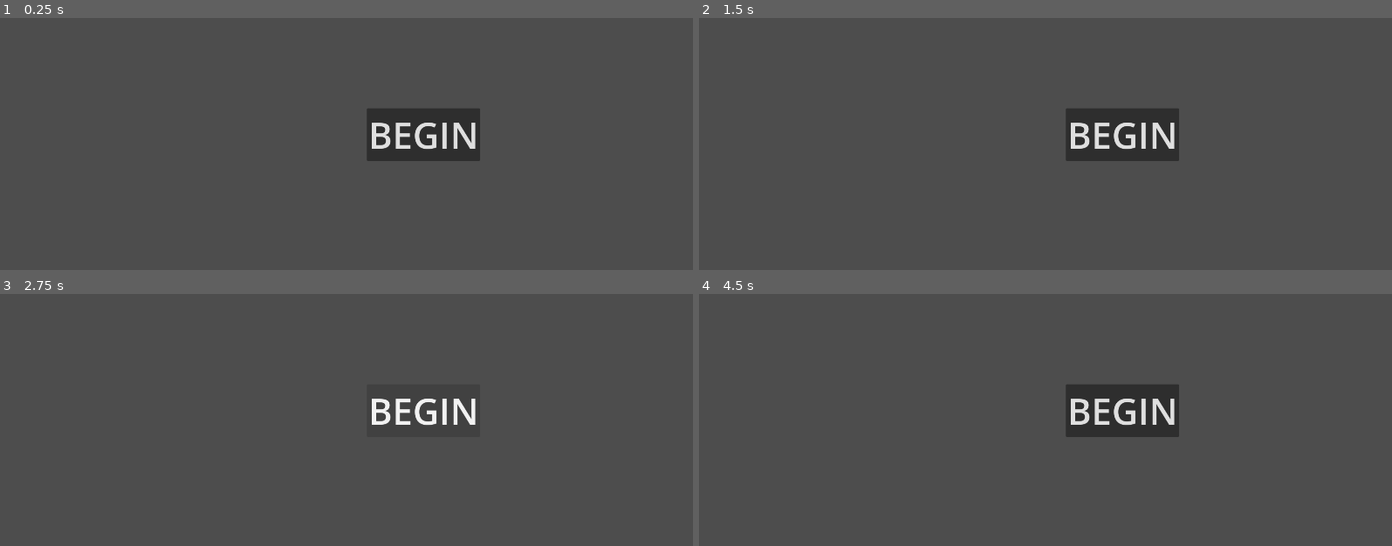
Above: before the commit, frames 1-4 (two rows, left to right).
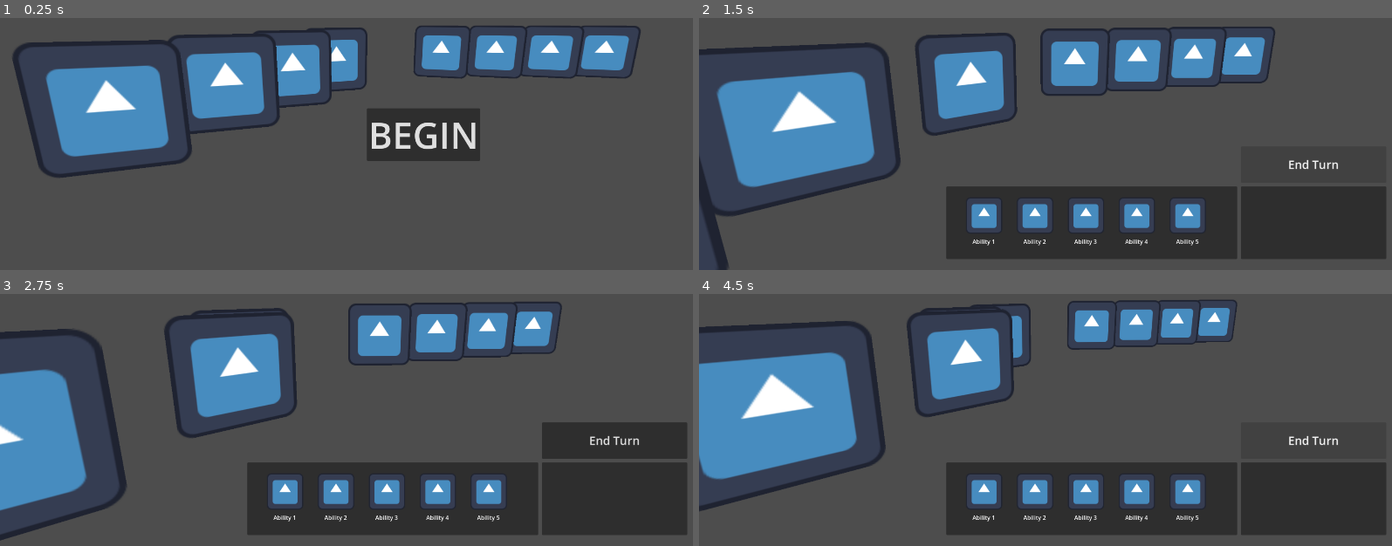
Above: after the commit, the same moments.

Repository: dylanbank/west-fae
Game: Godot game, scene res://hunts/battles/battle.tscn
Two runs of this game, one before a commit and one after it. Both use one fixed random seed, a clock stepped at 60 frames per second and the inputs below. The engine's default icon, where the game draws it, is replaced by a stand-in: a white triangle on a blue panel in a dark square.
Inputs (mouse positions are in pixels of both pictures, inside the frame that each line leads up to):
- Up to frame 1 (0.25 s): no input
- Up to frame 2 (1.5 s): click "BEGIN" at 0.5 s; click (1315, 164) at 1.25 s, where only the run after the commit has a clickable "End Turn"
- Up to frame 3 (2.75 s): click (422, 409) at 2 s, where only the run before the commit has a clickable "BEGIN"
- Up to frame 4 (4.5 s): click (1315, 440) at 2.75 s, where only the run after the commit has a clickable "End Turn"; click (1121, 409) at 3.5 s, where only the run before the commit has a clickable "BEGIN"; click (1315, 440) at 4.25 s, where only the run after the commit has a clickable "End Turn"

The runs differ from the first frame. In frame 1, 17% of the frame differs, in the area x 1-93%, y 3-64%; in frame 2, 39%, in the area x 0-100%, y 3-100%; in frame 3, 37%; in frame 4, 38%.
Error before the commit: Parse Error: Too many arguments for "change_transform()" call. Expected at most 2 but received 3. (res://hunts/battles/battle_manager.gd:49)

Commit message:
all chars in 1 array

Diff:
--- a/west-fae/characters/Character.tscn
+++ b/west-fae/characters/Character.tscn
@@ -7,7 +7,7 @@
 
 [node name="Character" type="CharacterBody3D" unique_id=1785240785]
 script = ExtResource("1_cqlfc")
-focus_pos_offset = Vector3(0.3, 0, 0)
+focus_pos_offset = Vector3(0.7, 0, 0)
 focus_lerp = 4.0
 
 [node name="CollisionShape3D" type="CollisionShape3D" parent="." unique_id=1599146581]
--- a/west-fae/characters/character.gd
+++ b/west-fae/characters/character.gd
@@ -19,6 +19,7 @@
 		print("focus")
 	else:
 		print("unfocus")
+
 func calc_hit_time(dmg_amt : float) -> float:
 	var perc_of_health : float = dmg_amt / character_res.current_health
 	return perc_of_health * hit_time_scale
--- a/west-fae/hunts/battles/battle_manager.gd
+++ b/west-fae/hunts/battles/battle_manager.gd
@@ -3,9 +3,10 @@
 
 # character variables
 @export var hunters : Array[CharacterResource]
-var hunter_nodes : Array[Character]
 @export var enemies : Array[CharacterResource]
-var enemy_nodes : Array[Character]
+
+var character_res : Array[CharacterResource]
+var character_nodes : Array[Character]
 
 # external functions
 @export var initialize_characters : InitializeCharacters
@@ -13,52 +14,50 @@
 
 # turn variables
 var current_character_turn : int = -1
-var current_char_res : CharacterResource = null
-var current_char_node : Character = null
-var hunters_turn : bool = true
+var enemies_start_e : int
+var focused_char_res : CharacterResource = null
+var focused_char_node : Character = null
+
 
 func battle_start() -> void:
 	incr_turn()
 
+func clean_out_dead() -> void:
+	character_res.remove_at(current_character_turn)
+	character_nodes.remove_at(current_character_turn)
+
+	current_character_turn -= 1
+
 func incr_turn() -> void:
-	if current_char_node and current_char_res:
-		print(current_char_node)
-		print(current_char_res)
-		current_char_node.focus_toggle()
+	if focused_char_node and focused_char_res:
+		print(focused_char_node)
+		print(focused_char_res)
+		focused_char_node.focus_toggle()
 
-		if current_char_res.dead:
-			incr_turn()
+		if focused_char_res.dead:
+			clean_out_dead()
 
-		current_char_res = null
-		current_char_node = null
+		focused_char_res = null
+		focused_char_node = null
 
-	await get_tree().create_timer(1).timeout
+	#await get_tree().create_timer(1).timeout
 	#
 	## maybe put wait here so that the turn "notifiers" are smoothly changed
 
 	current_character_turn += 1
-	if (hunters_turn):
-		if(current_character_turn > hunters.size()-1):
-			current_character_turn = -1
-			hunters_turn = false
-			incr_turn()
-		else:
-			current_char_res = hunters[current_character_turn]
-			current_char_node = hunter_nodes[current_character_turn]
-			current_char_node.focus_toggle()
-			focus_camera.change_transform(current_char_node.global_position, current_character_turn, false)
+
+	if current_character_turn > character_res.size()-1:
+		current_character_turn = -1
+		incr_turn()
 	else:
-		if(current_character_turn > enemies.size()-1):
-			current_character_turn = -1
-			hunters_turn = true
-			incr_turn()
-
-		else:
-			current_char_res = enemies[current_character_turn]
-			current_char_node = enemy_nodes[current_character_turn]
-			current_char_node.focus_toggle()
-			focus_camera.change_transform(current_char_node.global_position, current_character_turn, true)
+		focused_char_res = character_res[current_character_turn]
+		focused_char_node = character_nodes[current_character_turn]
+		focused_char_node.focus_toggle()
+		focus_camera.change_transform(focused_char_node.global_position, current_character_turn >= enemies_start_e)
 
 func _ready() -> void:
-	hunter_nodes = initialize_characters.initialize(hunters, true)
-	enemy_nodes = initialize_characters.initialize(enemies, false)
+	character_res.append_array(hunters)
+	enemies_start_e = hunters.size() # element where enemies start in character arrays
+	character_res.append_array(enemies)
+	character_nodes.append_array(initialize_characters.initialize(hunters, true))
+	character_nodes.append_array(initialize_characters.initialize(enemies, false))
